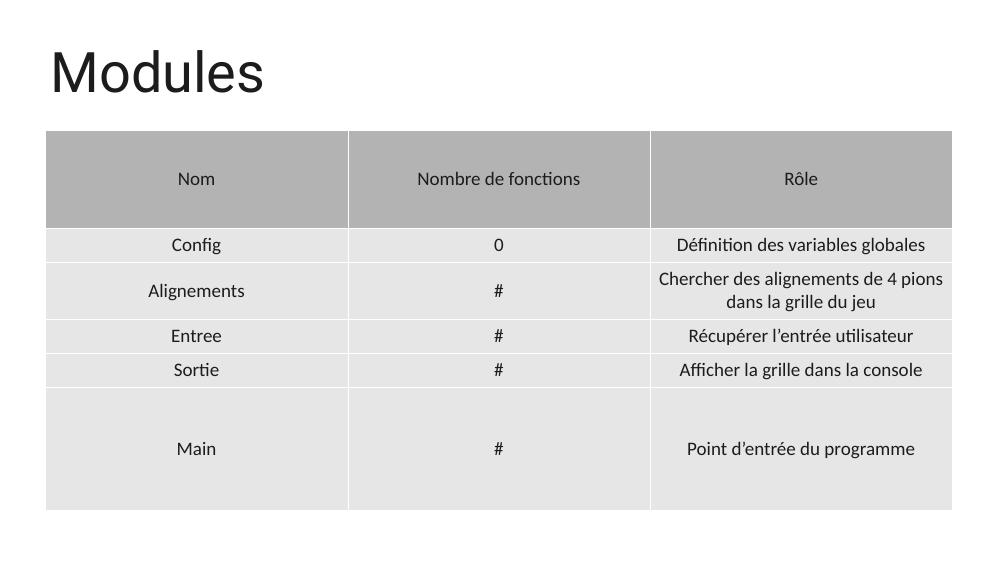
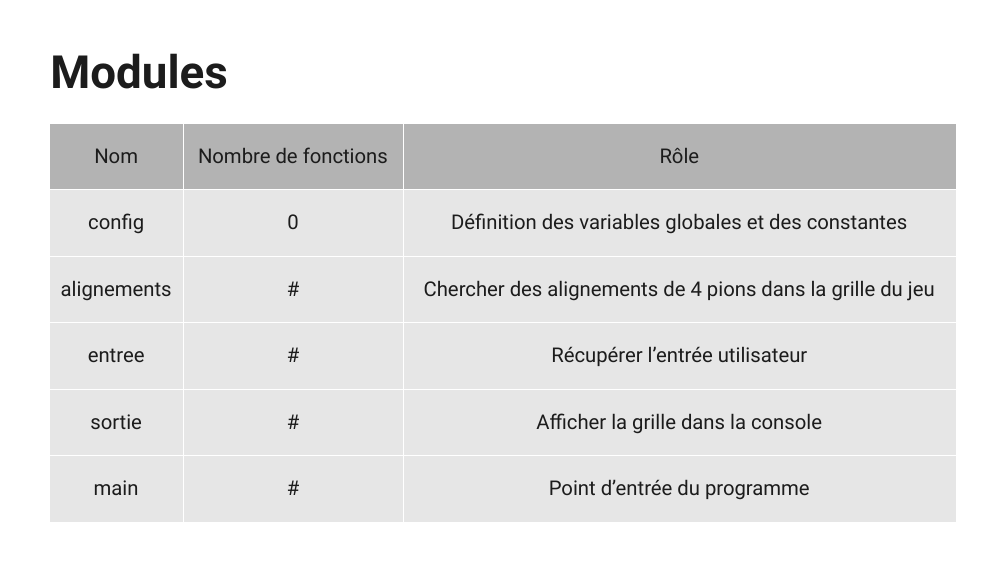
Before and after one commit to 5cover/Puissance-4, a slide deck: slide 4 of diapo.odp. Drawn at 1008x567 pixels with LibreOffice and Linux fonts; fonts in the diff are those of the drawing. Boxes give left, top, right and bottom in pixels: in the first picture for what was removed or moved away, otherwise in the second. Text is boxed around its words. In the diff, an @@ line names an element or a change of style, - is before the commit and + after.

```diff
--- a/diapo.odp
+++ b/diapo.odp
@@ title "Modules" at bbox=[50, 53, 227, 89]: size 44 to 36 pt, bold on @@
@@ table at bbox=[49, 123, 957, 522] @@
-row 2, column 1: Config
+row 2, column 1: config
-row 2, column 3: Définition des variables globales
+row 2, column 3: Définition des variables globales et des constantes
-row 3, column 1: Alignements
+row 3, column 1: alignements
-row 4, column 1: Entree
+row 4, column 1: entree
-row 5, column 1: Sortie
+row 5, column 1: sortie
-row 6, column 1: Main
+row 6, column 1: main
@@ size 15 to 16 pt, font Calibri to Roboto in "Nom", "Nombre de fonctions", "Rôle", "0" and 8 more places @@
@@ table: place and size @@
-table at bbox=[46, 130, 954, 509]
+table at bbox=[49, 123, 957, 522]
```
Also in this commit, not shown: 4 other slides changed, 1 slide added, 4 other files.
